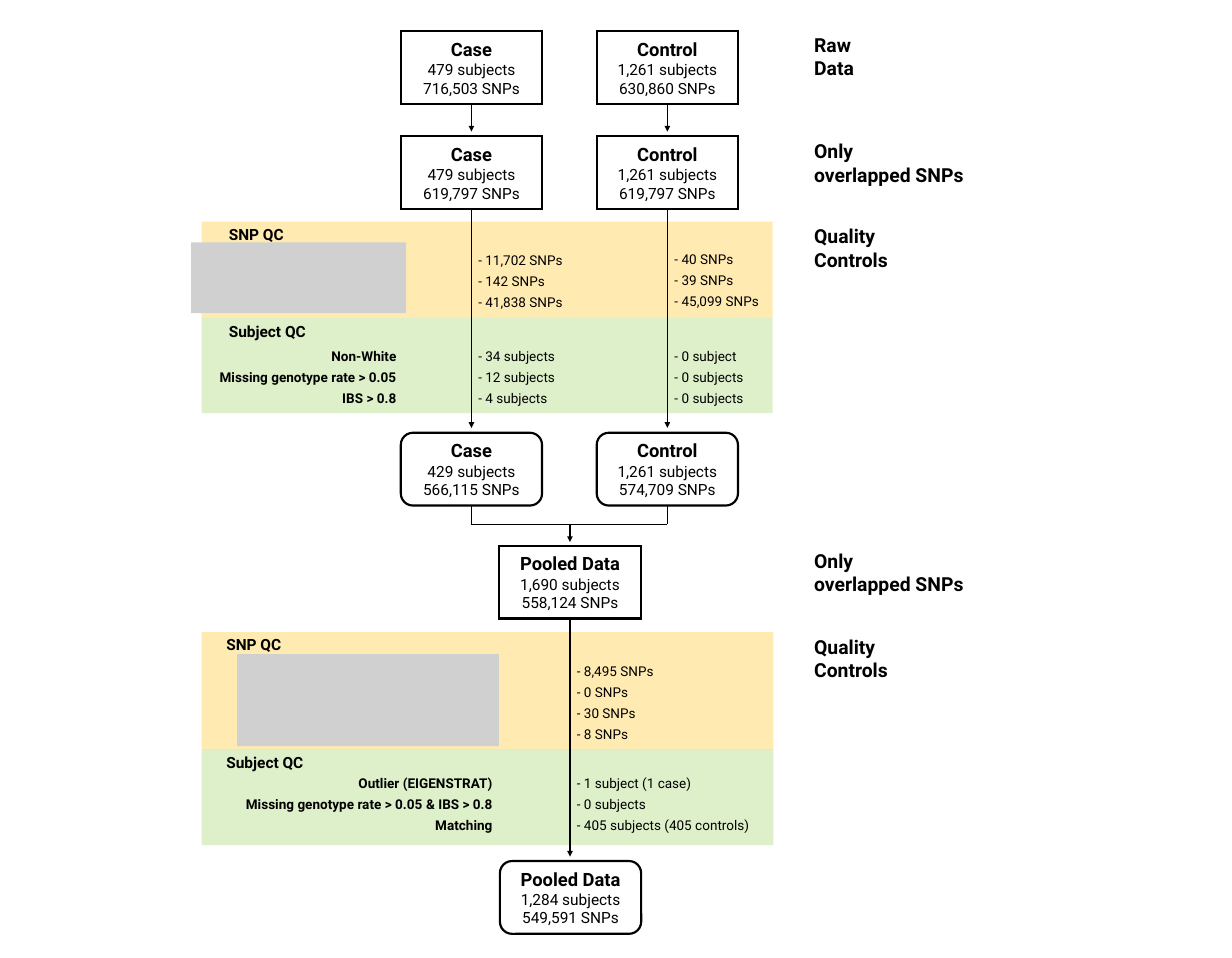
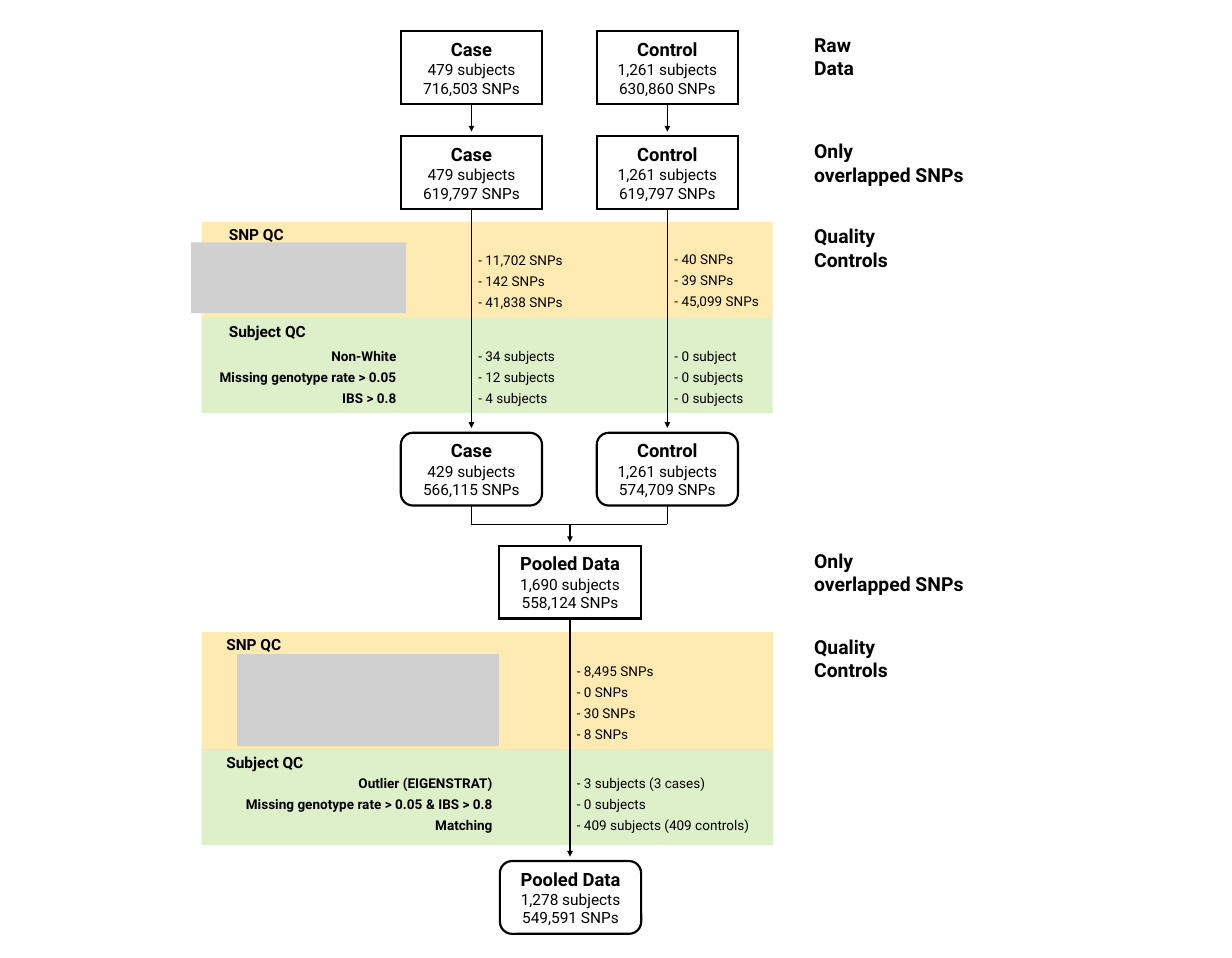
Before and after one commit to wonji/WJ_codes, a slide deck: slide 8 of LAM/figure and table/Workflow.pptx. Drawn at 1232x958 pixels with LibreOffice and Linux fonts; fonts in the diff are those of the drawing; grey boxes stand for pictures. Boxes give left, top, right and bottom in pixels: in the first picture for what was removed or moved away, otherwise in the second. Text is boxed around its words. In the diff, an @@ line names an element or a change of style, - is before the commit and + after.

Commit message:
[LAM] 1. Two cases & 4 controls were excluded (regarded as ouliers based on the MDS plot with 1000G) - Method 2

```diff
--- a/LAM/figure and table/Workflow.pptx
+++ b/LAM/figure and table/Workflow.pptx
@@ text at (584,777,705,791): text changed @@
-- 1 subject (1 case)
+- 3 subjects (3 cases)
@@ text at (584,819,749,833): text changed @@
-- 405 subjects (405 controls)
+- 409 subjects (409 controls)
@@ text in rounded rectangle at (521,893,620,909): text changed @@
-1,284 subjects
+1,278 subjects
```
Also in this commit, not shown: 10 other files.
